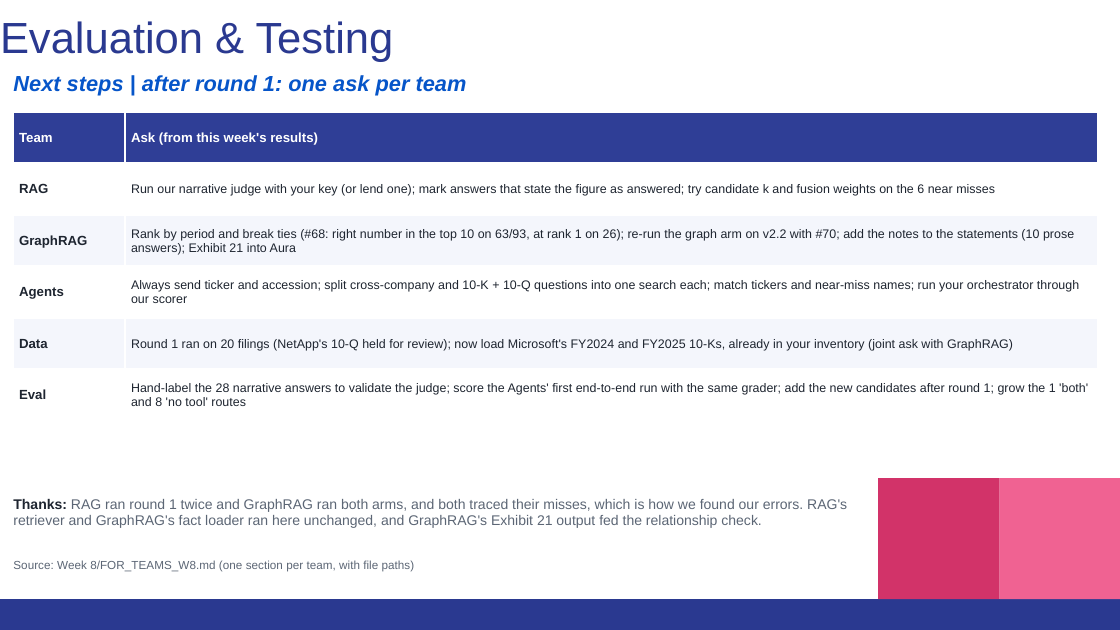
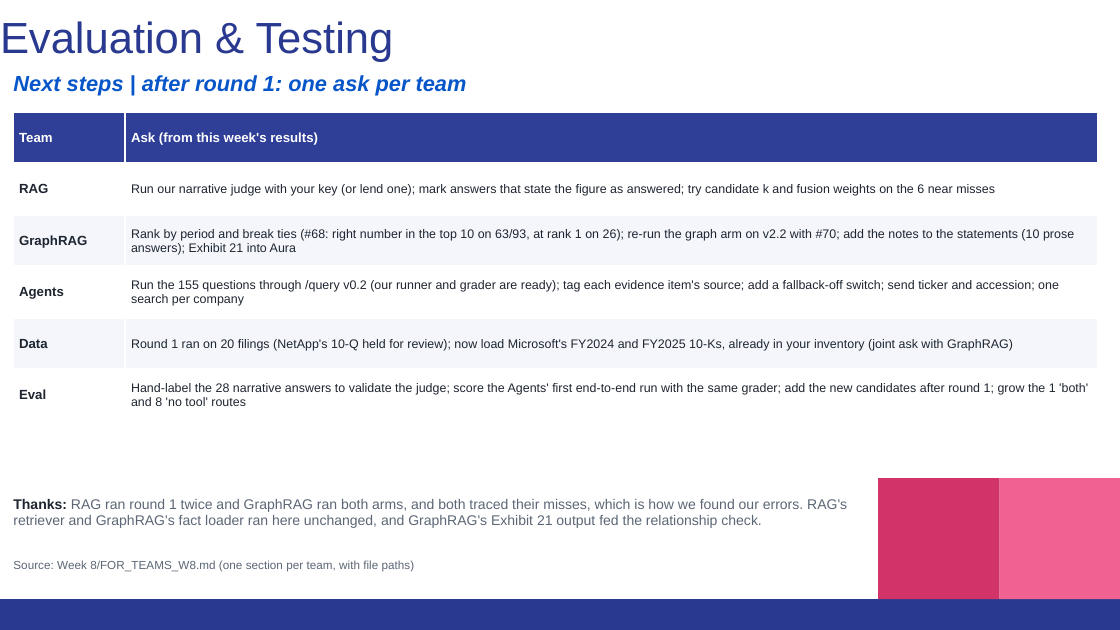
Before and after one commit to thomassong0604-oss/kpmg-eval, a slide deck: slide 9 of Week 8/deck/KPMG_Eval_Week8_11-12.pptx. Drawn at 1120x630 pixels with LibreOffice and Linux fonts; fonts in the diff are those of the drawing. Boxes give left, top, right and bottom in pixels: in the first picture for what was removed or moved away, otherwise in the second. Text is boxed around its words. In the diff, an @@ line names an element or a change of style, - is before the commit and + after.

```diff
--- a/Week 8/deck/KPMG_Eval_Week8_11-12.pptx
+++ b/Week 8/deck/KPMG_Eval_Week8_11-12.pptx
@@ table at <box>13,112,1098,421</box> @@
-row 4, column 2: Always send ticker and accession; split cross-company and 10-K + 10-Q questions into one search each; match tickers and near-miss names; run your orchestrator through our scorer
+row 4, column 2: Run the 155 questions through /query v0.2 (our runner and grader are ready); tag each evidence item's source; add a fallback-off switch; send ticker and accession; one search per company
```
Also in this commit, not shown: 1 other slide changed, 46 other files.
